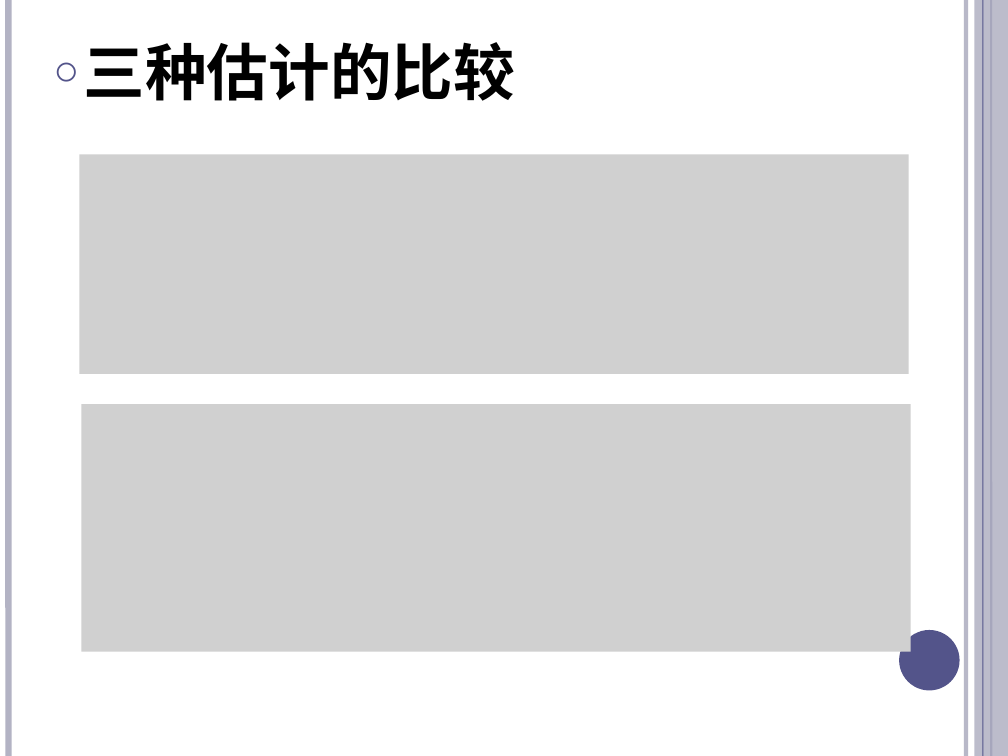
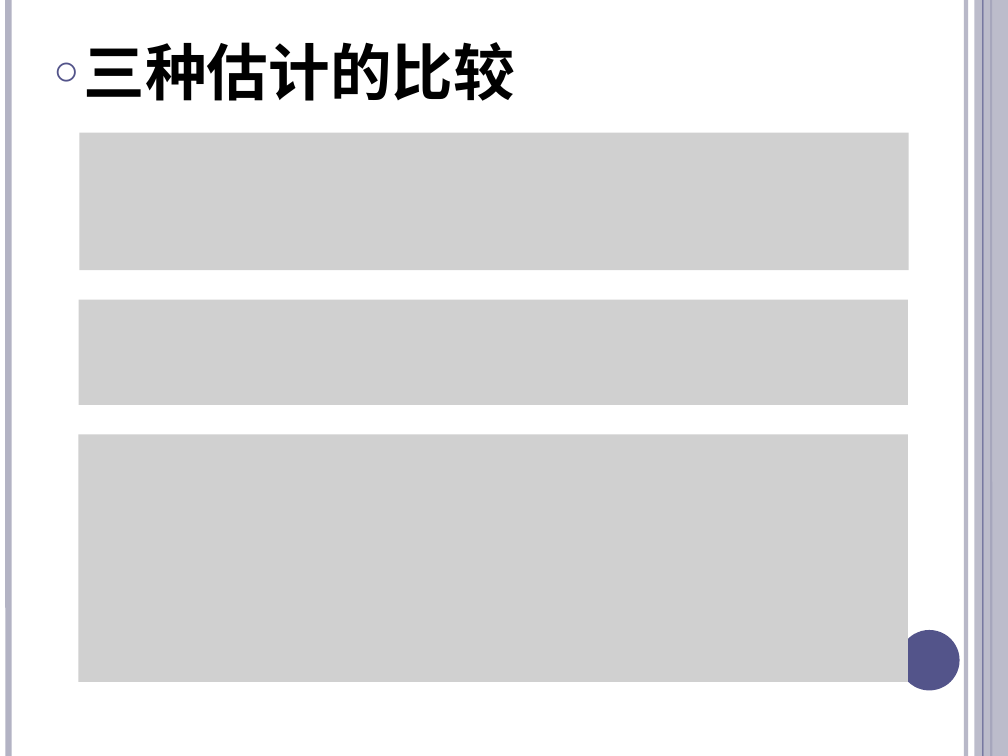
Before and after one commit to tiny-boat/tiny-boat.github.io, a slide deck: slide 12 of drafts/分层随机抽样.pptx. Drawn at 1008x756 pixels with LibreOffice and Linux fonts; fonts in the diff are those of the drawing; grey boxes stand for pictures. Boxes give left, top, right and bottom in pixels: in the first picture for what was removed or moved away, otherwise in the second. Text is boxed around its words. In the diff, an @@ line names an element or a change of style, - is before the commit and + after.

```diff
--- a/drafts/分层随机抽样.pptx
+++ b/drafts/分层随机抽样.pptx
@@ picture: place and size @@
-picture at (80,154,909,374)
+picture at (80,133,909,270)
@@ picture added at (79,299,908,404) @@
@@ picture: place and size @@
-picture at (82,404,911,652)
+picture at (79,434,908,682)
```
Also in this commit, not shown: 1 other slide changed, 2 slides removed, 1 other file.
